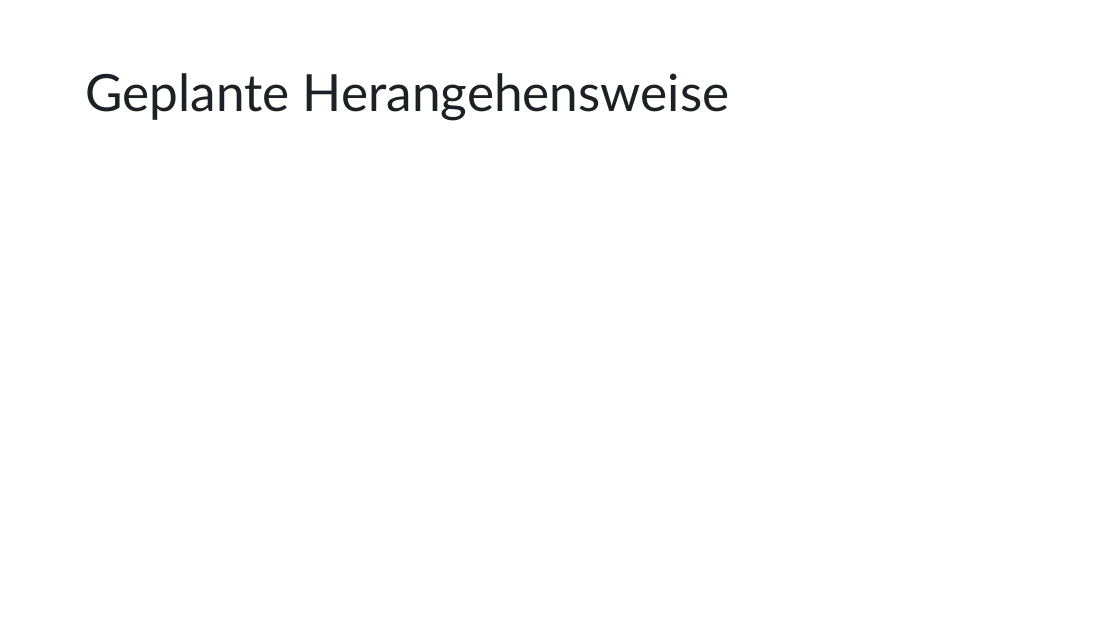
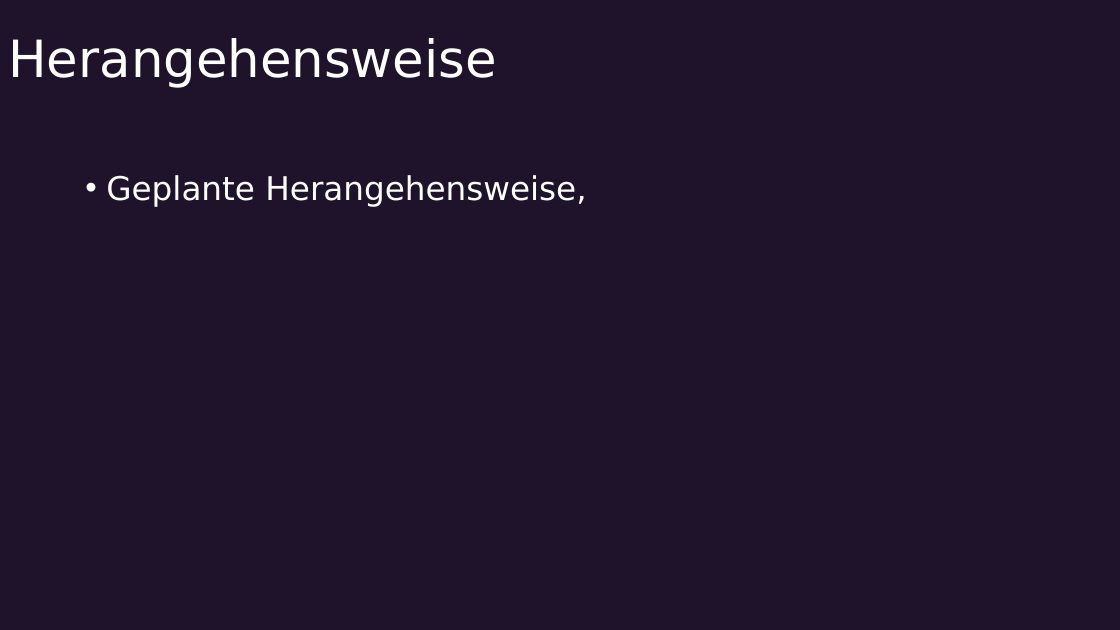
Before and after one commit to LmaoPewPew/DNAIG, a slide deck: slide 9 of praesantationen/Teampraesentation.pptx (slide 5 before the commit). Drawn at 1120x630 pixels with LibreOffice and Linux fonts; fonts in the diff are those of the drawing. Boxes give left, top, right and bottom in pixels: in the first picture for what was removed or moved away, otherwise in the second. Text is boxed around its words. In the diff, an @@ line names an element or a change of style, - is before the commit and + after.

```diff
--- a/praesantationen/Teampraesentation.pptx
+++ b/praesantationen/Teampraesentation.pptx
@@ background #FFFFFF to #1E132B @@
@@ title at (8, 38, 497, 88): text changed; font Lato to DejaVu Sans; text colour #1D2125 to #FFFFFF @@
-Geplante Herangehensweise
+Herangehensweise
@@ text added at (106, 175, 586, 207), 28 pt, text #FFFFFF @@
+• Geplante Herangehensweise,
```
Also in this commit, not shown: 6 other slides changed, 5 slides added, 1 slide removed.
